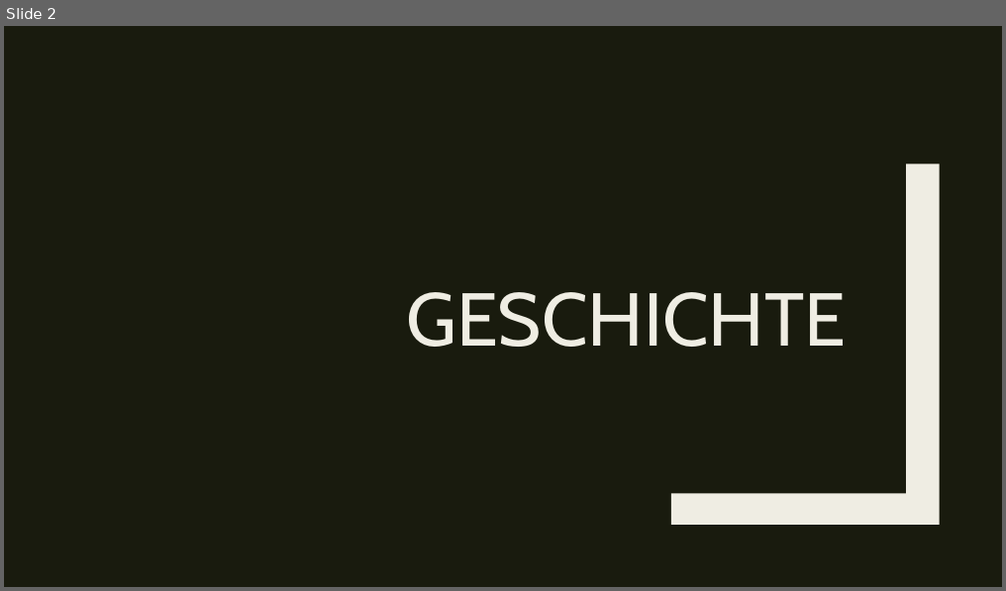
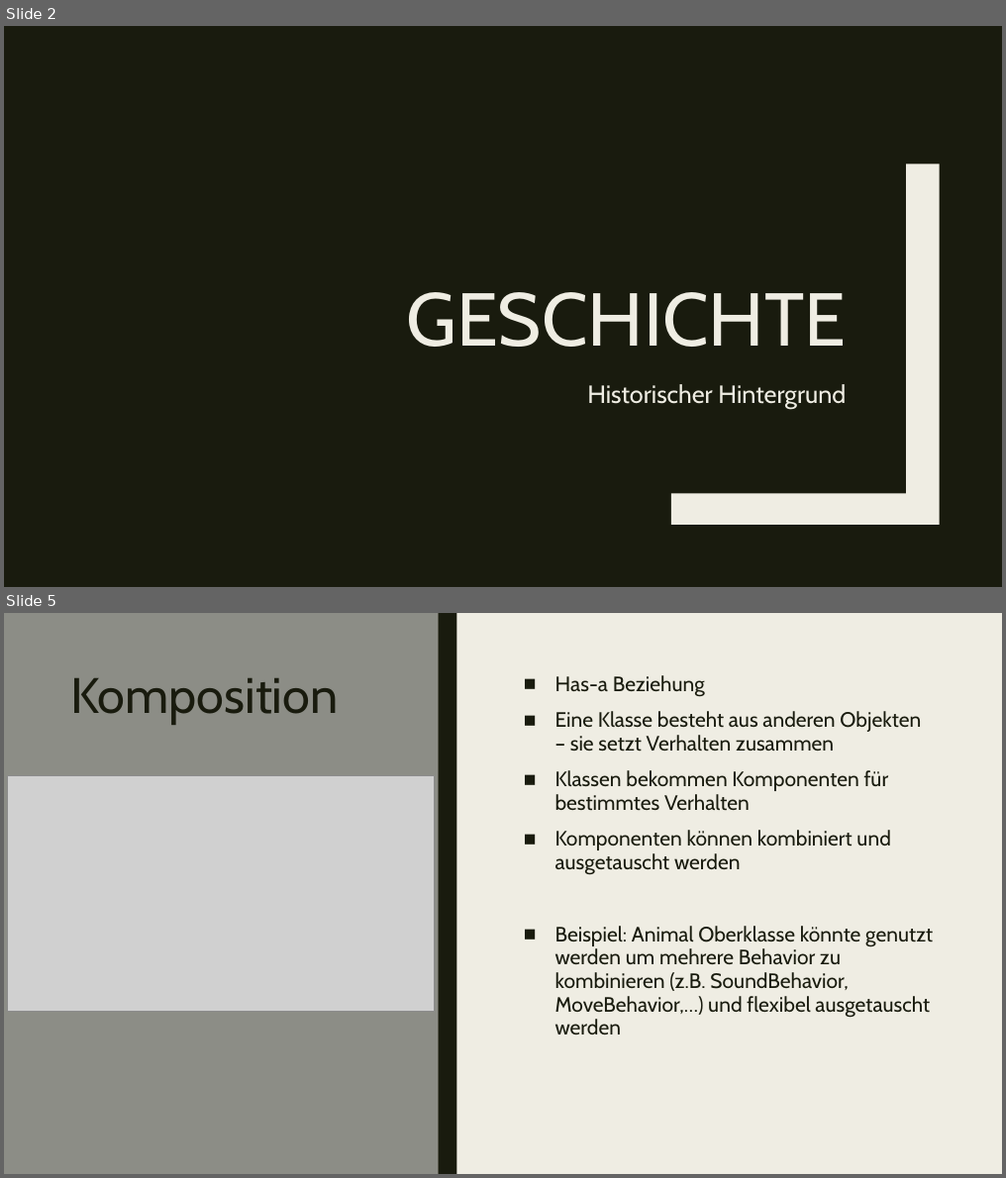
Before and after one commit to WahresDoUFi/Barcamp, a slide deck: composition_over_inheritance.pptx. Shown one above the other, each under a label of ours: slide 2 before the commit, slides 2 and 5 after it; the slides between them are not shown. The pictures are 1006x591 and 1006x1178 pixels, drawn with LibreOffice and Linux fonts; fonts in the diff are those of the drawing; grey boxes stand for pictures. Boxes give left, top, right and bottom in pixels: in the first picture for what was removed or moved away, otherwise in the second. Text is boxed around its words. In the diff, an @@ line names an element or a change of style, - is before the commit and + after.

```diff
--- a/composition_over_inheritance.pptx
+++ b/composition_over_inheritance.pptx
@@ slide 5 added at (x1=4, y1=613, x2=1002, y2=1174), background #EFEDE3 @@
@@ rectangle added at (x1=4, y1=613, x2=439, y2=1174), fill #8C8D86 @@
@@ rectangle added at (x1=439, y1=613, x2=456, y2=1174), fill #191B0E @@
@@ title added at (x1=70, y1=678, x2=338, y2=724), 48 pt, text #191B0E @@
+Komposition
@@ text added at (x1=555, y1=675, x2=933, y2=1035), 20 pt, text #191B0E @@
+■ Has-a Beziehung
+■ Eine Klasse besteht aus anderen Objekten – sie setzt Verhalten zusammen
+■ Klassen bekommen Komponenten für bestimmtes Verhalten
+■ Komponenten können kombiniert und ausgetauscht werden
+■ Beispiel: Animal Oberklasse könnte genutzt werden um mehrere Behavior zu kombinieren (z.B. SoundBehavior, MoveBehavior,…) und flexibel ausgetauscht werden
@@ picture added at (x1=8, y1=775, x2=435, y2=1011) @@
@@ slide 2 changed as well @@
@@ text added at (x1=587, y1=384, x2=846, y2=409), 24 pt, text #EFEDE3 @@
+Historischer Hintergrund
```
Also in this commit, not shown: 1 other slide changed, 6 other slides added, 1 slide removed.
